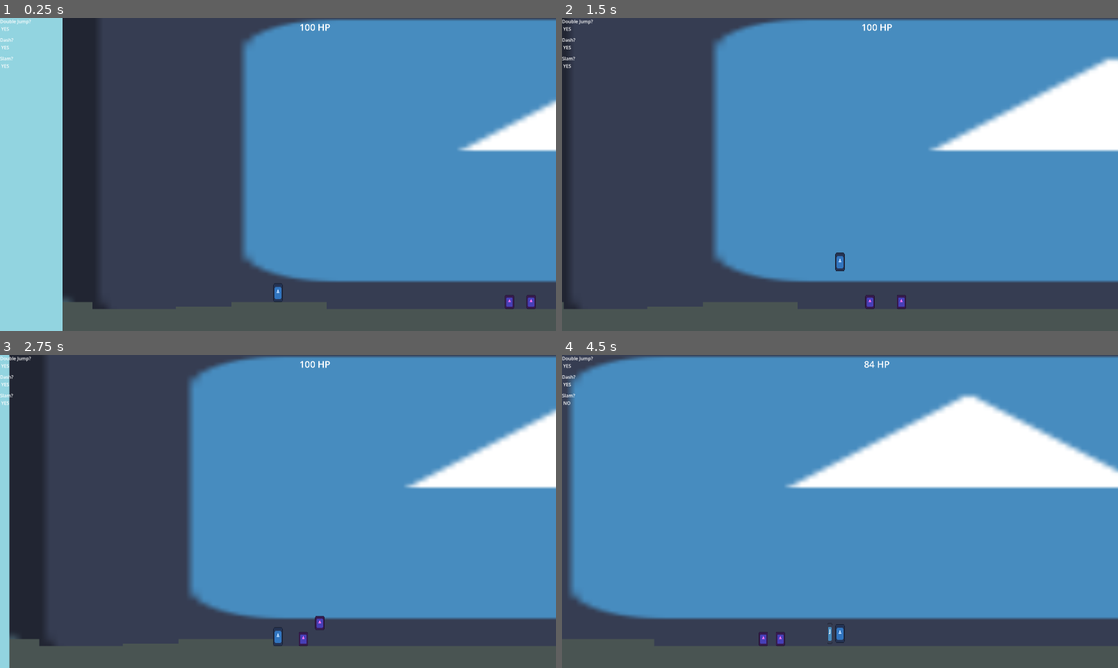
Above: before the commit, frames 1-4 (two rows, left to right).
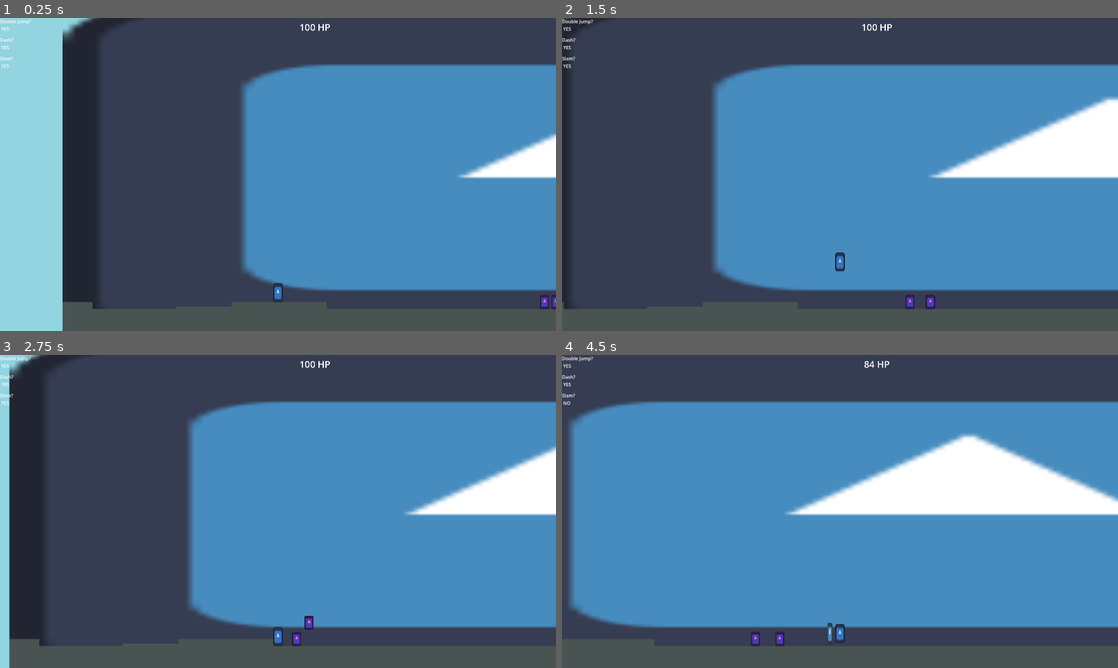
Above: after the commit, the same moments.

Repository: HeroHunterIguess/untitled-wip-game
Game: Godot game, scene res://scenes/worlds/main_world.tscn
Two runs of this game, one before a commit and one after it. Both use one fixed random seed, a clock stepped at 60 frames per second and the inputs below. The engine's default icon, where the game draws it, is replaced by a stand-in: a white triangle on a blue panel in a dark square.
Inputs (mouse positions are in pixels of both pictures, inside the frame that each line leads up to):
- Up to frame 1 (0.25 s): no input
- Up to frame 2 (1.5 s): move the mouse to (962, 158) at 0.52 s; hold D (right) from 0.53 s (still down); tap F (ground_slam) at 0.6 s; tap Space (double jump) at 0.77 s; move the mouse to (728, 190) at 1.27 s; tap E (air_freeze) at 1.35 s
- Up to frame 3 (2.75 s): tap Space (double jump) at 1.52 s; tap F (ground_slam) at 1.55, 2.3 s; move the mouse to (333, 442) at 2.02 s; release D (right) at 2.03 s; hold A (left) from 2.03 s (still down); tap Shift (dash) at 2.1 s
- Up to frame 4 (4.5 s): move the mouse to (812, 574) at 2.77 s; release A (left) at 2.78 s; hold D (right) 2.78-4.28 s; right-click (812, 574) at 2.85 s; tap Space (double jump) at 3.02, 3.77 s; tap F (ground_slam) at 3.05, 3.6 s; move the mouse to (1006, 558) at 3.52 s; move the mouse to (673, 464) at 4.27 s; hold A (left) from 4.28 s (still down); click (673, 464) at 4.35 s

The runs differ from the first frame. In frame 1, 14% of the frame differs, in the area x 11-100%, y 0-93%; in frame 2, 20%; in frame 3, 17%; in frame 4, 30%, in the area x 1-100%, y 0-93%.

Commit message:
random balancing changes

Diff:
--- a/scenes/worlds/main_world.tscn
+++ b/scenes/worlds/main_world.tscn
@@ -31,8 +31,8 @@
 script = ExtResource("1_w87fn")
 
 [node name="Icon" type="Sprite2D" parent="." unique_id=1555532176]
-position = Vector2(2000, 7.9999695)
-scale = Vector2(31.25, 10.750001)
+position = Vector2(2000, 104.00002)
+scale = Vector2(31.25, 9.25)
 texture = ExtResource("5_y1qdg")
 
 [node name="Camera2D" type="Camera2D" parent="." unique_id=1616143219]
--- a/scripts/game/basic_enemy.gd
+++ b/scripts/game/basic_enemy.gd
@@ -62,7 +62,6 @@
 			get_parent().add_child(health_pickup)
 
 		queue_free()
-		# anim/sfx?
 
 # deal damage to player when touched
 func _on_hitbox_area_entered(area: Area2D) -> void:
--- a/scripts/game/game_control.gd
+++ b/scripts/game/game_control.gd
@@ -19,14 +19,14 @@
 			var enemy = enemy_preload.instantiate()
 			add_child(enemy)
 			var screen_width = get_viewport().size.x
-			var left_location = $player.global_position.x-screen_width-50
-			var right_location = $player.global_position.x+screen_width+50
+			var left_location = $player.global_position.x-screen_width-100
+			var right_location = $player.global_position.x+screen_width+100
 
 			# spawn enemy off screen and vary random distance to have minimal overlap bugs
 			if left_location < 0:
-				enemy.global_position.x = right_location + rng.randi_range(0, 48)
+				enemy.global_position.x = right_location + rng.randi_range(0, 99)
 			if right_location > 4000:
-				enemy.global_position.x = left_location - rng.randi_range(0, 48)
+				enemy.global_position.x = left_location - rng.randi_range(0, 99)
 
 			# set y to a value close to ground
 			enemy.global_position.y = 500
@@ -35,4 +35,4 @@
 		await get_tree().create_timer(5+round_bonus_time).timeout
 
 		# add extra time for each round bc there will be more enemies
-		round_bonus_time += 0.15
+		round_bonus_time += 0.75
--- a/scripts/game/ground_slam.gd
+++ b/scripts/game/ground_slam.gd
@@ -4,6 +4,7 @@
 const KNOCKBACK = 1250
 
 func _on_area_entered(area: Area2D) -> void:
+	# damage things in area
 	if !area.is_in_group("player"):
 		if area.get_parent().has_method("take_damage"):
 			area.get_parent().take_damage(DAMAGE)
@@ -14,3 +15,7 @@
 		else:
 			if area.get_parent().has_method("take_kb"):
 				area.get_parent().take_kb(KNOCKBACK, true)
+
+	# automatically disapear after a short period to prevent weird bugs of it not disapearing
+	await get_tree().create_timer(0.75).timeout
+	queue_free()
--- a/scripts/game/player.gd
+++ b/scripts/game/player.gd
@@ -56,7 +56,7 @@
 	if velocity.y > global.TERMINAL_VELOCITY:
 		velocity.y = global.TERMINAL_VELOCITY
 
-	if !frozen:
+	if !frozen && !slamming:
 		# movement directions
 		if Input.is_action_pressed("left"):
 			velocity.x = move_toward(velocity.x, -SOFT_SPEED_CAP, global.FRICTION * delta)
